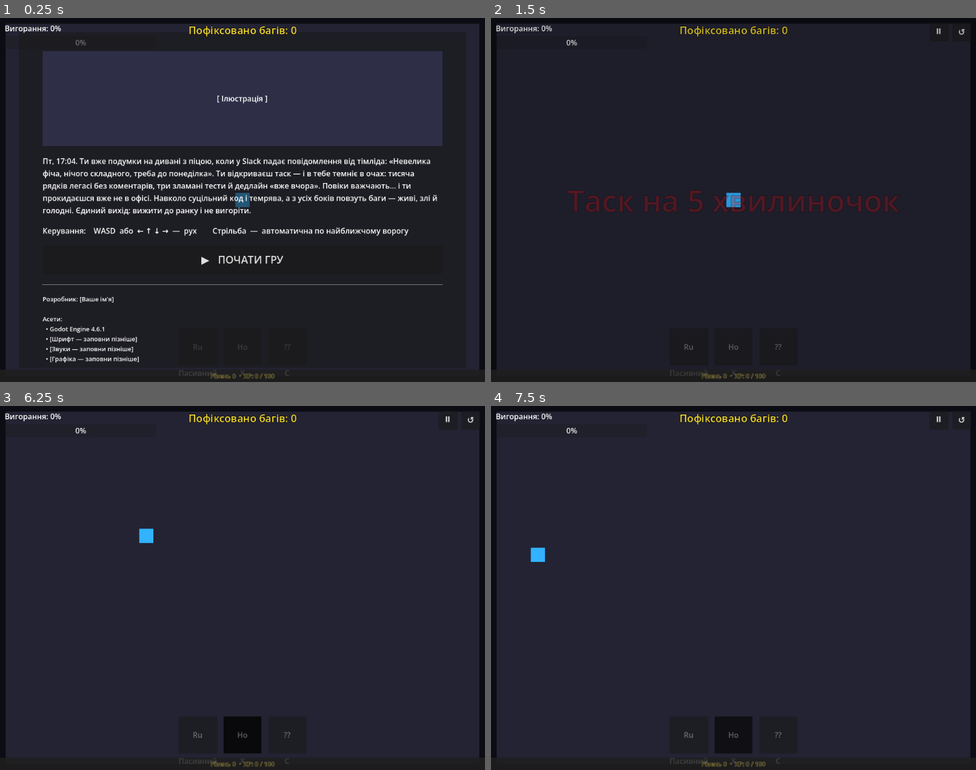
Above: before the commit, frames 1-4 (two rows, left to right).
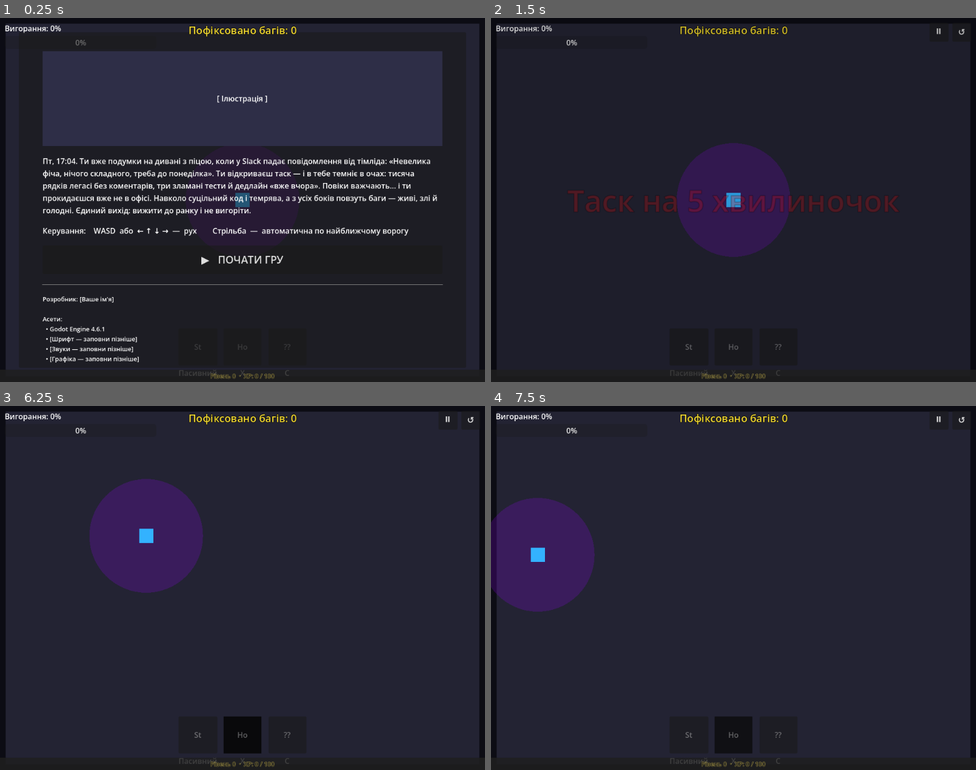
Above: after the commit, the same moments.

Repository: kodlon/DEVvsBUGS
Game: Godot game, scene res://scenes/main.tscn
Two runs of this game, one before a commit and one after it. Both use one fixed random seed, a clock stepped at 60 frames per second and the inputs below.
Inputs (mouse positions are in pixels of both pictures, inside the frame that each line leads up to):
- Up to frame 1 (0.25 s): no input
- Up to frame 2 (1.5 s): click "▶ ПОЧАТИ ГРУ" at 0.5 s; click "⏸" at 1.25 s
- Up to frame 3 (6.25 s): click "↺" at 2 s; tap Enter at 2.75, 4.25 s; move the mouse to (349, 569) at 2.77 s; hold Right (ui_right) 2.78-3.53 s; tap X at 2.85, 4.35, 5.85 s; click (349, 569) at 2.92 s; tap Space at 3.5, 5 s; move the mouse to (145, 606) at 3.52 s; hold Down (ui_down) 3.53-4.28 s; tap C at 3.6, 5.1 s; move the mouse to (291, 507) at 4.27 s; hold Right (ui_right) 4.28-5.03 s; move the mouse to (218, 660) at 5.02 s; hold Up (ui_up) 5.03-5.78 s; click (218, 660) at 5.17 s; move the mouse to (388, 642) at 5.77 s; hold Left (ui_left) from 5.78 s (still down)
- Up to frame 4 (7.5 s): move the mouse to (588, 533) at 6.52 s; tap C at 6.6 s; move the mouse to (757, 588) at 7.27 s; release Left (ui_left) at 7.28 s; hold Down (ui_down) from 7.28 s (still down); tap X at 7.35 s; click (757, 588) at 7.42 s

The runs differ from the first frame. In frame 1, less than 0.1% of the frame differs, in the area x 40-42%, y 89-92%; in frame 2, 5.5%; in frame 3, 5.6%, in the area x 18-42%, y 20-92%; in frame 4, 5.4%.

Commit message:
Added new skills

Diff:
--- a/config/game_config.gd
+++ b/config/game_config.gd
@@ -63,9 +63,9 @@
 		"burnout_min": 0.0, "burnout_max": 0.0,
 		"color": Color(0.55, 0.05, 0.75),
 		"base_scale": 1.2,
-		"stop_range": 180.0,
-		"fire_delay_min": 2.5,
-		"fire_delay_max": 4.0,
+		"stop_range": 400.0,
+		"fire_delay_min": 1.0,
+		"fire_delay_max": 2.0,
 		"acid_speed_min": 240.0,
 		"acid_speed_max": 320.0,
 		"acid_damage_min": 10.0,
--- a/config/skills/rubber_duck_config.gd
+++ b/config/skills/rubber_duck_config.gd
@@ -1,9 +1,9 @@
 ## Конфіг скіла "Rubber Duck Aura" (Пасивний)
 extends Node
 
-const SKILL_NAME   = "Rubber Duck Aura"
-const DESCRIPTION  = "Гумова качечка захищає зону навколо тебе: сповільнює та пошкоджує баги."
+const SKILL_NAME   = "Stepico Aura"
+const DESCRIPTION  = "Усі вражені від того, що ВИ працюєте в STEPICO: сповільнює та пошкоджує баги."
 
 const AURA_RANGE    := 120.0   # пікселів — радіус зони
-const AURA_SLOWDOWN := 0.7     # множник швидкості ворогів (0.7 = на 30% повільніше)
-const AURA_DPS      := 5.0     # шкода за секунду ворогам в зоні
+const AURA_SLOWDOWN := 1     # множник швидкості ворогів (0.7 = на 30% повільніше)
+const AURA_DPS      := 7.5     # шкода за секунду ворогам в зоні
--- a/scripts/bullet.gd
+++ b/scripts/bullet.gd
@@ -14,7 +14,7 @@
 	timer.start()
 
 func _process(delta: float) -> void:
-	position += direction * GameConfig.BULLET_SPEED * delta
+	position += direction * GameConfig.BULLET_SPEED * PlayerStats.bullet_speed_mult * delta
 
 func _on_body_entered(body: Node2D) -> void:
 	if body.is_in_group("enemies"):
--- a/scripts/level_up_ui.gd
+++ b/scripts/level_up_ui.gd
@@ -33,24 +33,34 @@
 const PLAYER_STAT_NAMES: Array = [
 	"base_damage", "fire_rate_delay", "move_speed", "pierce_count",
 	"aura_range", "aura_dps", "attack_range", "max_burnout",
+	"backend_blame_dps", "has_second_monitor"
 ]
 const PLAYER_BUFF_VALUES := {
 	"base_damage":     {"junior": 0.10, "middle": 0.20, "senior": 0.40},
 	"fire_rate_delay": {"junior": 0.05, "middle": 0.10, "senior": 0.25},
 	"move_speed":      {"junior": 0.05, "middle": 0.10, "senior": 0.20},
-	"pierce_count":    {"junior": 0.0,  "middle": 1.0,  "senior": 2.0 },
+	"pierce_count":    {"junior": 1.0,  "middle": 2.0,  "senior": 3.0 },
 	"aura_range":      {"junior": 0.10, "middle": 0.20, "senior": 0.35},
 	"aura_dps":        {"junior": 0.10, "middle": 0.20, "senior": 0.35},
 	"attack_range":    {"junior": 0.10, "middle": 0.20, "senior": 0.30},
 	"max_burnout":     {"junior": 0.05, "middle": 0.10, "senior": 0.20},
+	"backend_blame_dps": {"junior": 1.0, "middle": 2.0, "senior": 3.0},
+	"has_second_monitor": {"junior": 1.0, "middle": 1.0, "senior": 1.0},
 }
 
 # ── Статистики ворогів ────────────────────────────────────────
-const ENEMY_STAT_NAMES: Array = ["enemy_hp_mult", "enemy_speed_mult", "spawn_delay_mult"]
+const ENEMY_STAT_NAMES: Array = [
+	"enemy_hp_mult", "enemy_speed_mult", "spawn_delay_mult",
+	"bullet_speed_mult", "enemy_damage_mult", "xp_requirement_mult", "weapon_spread"
+]
 const ENEMY_BUFF_VALUES := {
-	"enemy_hp_mult":    {"junior": 0.05, "middle": 0.10, "senior": 0.20},
-	"enemy_speed_mult": {"junior": 0.02, "middle": 0.05, "senior": 0.12},
-	"spawn_delay_mult": {"junior": 0.03, "middle": 0.07, "senior": 0.15},
+	"enemy_hp_mult":    {"junior": 0.0, "middle": 0.10, "senior": 0.20},
+	"enemy_speed_mult": {"junior": 0.0, "middle": 0.05, "senior": 0.12},
+	"spawn_delay_mult": {"junior": 0.0, "middle": 0.07, "senior": 0.15},
+	"bullet_speed_mult": {"junior": 0.0, "middle": 0.02, "senior": 0.05},
+	"enemy_damage_mult": {"junior": 0.0, "middle": 0.01, "senior": 0.03},
+	"xp_requirement_mult": {"junior": 0.0, "middle": 0.05, "senior": 0.10},
+	"weapon_spread": {"junior": 0.0, "middle": 1.0, "senior": 5.0}, # in degrees
 }
 
 var _overlay: ColorRect
@@ -197,7 +207,10 @@
 	plus_lbl.horizontal_alignment = HORIZONTAL_ALIGNMENT_CENTER
 	plus_lbl.autowrap_mode = TextServer.AUTOWRAP_WORD_SMART
 	plus_lbl.add_theme_font_size_override("font_size", 14)
-	plus_lbl.add_theme_color_override("font_color", Color(0.15, 1.0, 0.35))
+	if data.player_value <= 0.0:
+		plus_lbl.add_theme_color_override("font_color", Color(0.65, 0.65, 0.65))
+	else:
+		plus_lbl.add_theme_color_override("font_color", Color(0.15, 1.0, 0.35))
 	plus_lbl.add_theme_constant_override("outline_size", 2)
 	plus_lbl.add_theme_color_override("font_outline_color", Color(0.0, 0.0, 0.0))
 	vbox.add_child(plus_lbl)
@@ -210,7 +223,10 @@
 	minus_lbl.horizontal_alignment = HORIZONTAL_ALIGNMENT_CENTER
 	minus_lbl.autowrap_mode = TextServer.AUTOWRAP_WORD_SMART
 	minus_lbl.add_theme_font_size_override("font_size", 14)
-	minus_lbl.add_theme_color_override("font_color", Color(1.0, 0.25, 0.15))
+	if data.enemy_value <= 0.0:
+		minus_lbl.add_theme_color_override("font_color", Color(0.65, 0.65, 0.65))
+	else:
+		minus_lbl.add_theme_color_override("font_color", Color(1.0, 0.25, 0.15))
 	minus_lbl.add_theme_constant_override("outline_size", 2)
 	minus_lbl.add_theme_color_override("font_outline_color", Color(0.0, 0.0, 0.0))
 	vbox.add_child(minus_lbl)
@@ -278,12 +294,22 @@
 		"aura_dps":        PlayerStats.aura_dps        *= (1.0 + p_val)
 		"attack_range":    PlayerStats.attack_range    *= (1.0 + p_val)
 		"max_burnout":     PlayerStats.max_burnout     *= (1.0 + p_val)
+		"backend_blame_dps":
+			if PlayerStats.backend_blame_dps == 0.0:
+				PlayerStats.backend_blame_dps = p_val
+			else:
+				PlayerStats.backend_blame_dps *= (1.0 + p_val / 10.0) # зростає потроху після першого взяття
+		"has_second_monitor": PlayerStats.has_second_monitor = true
 
 	var e_val: float = data.enemy_value
 	match data.enemy_stat:
 		"enemy_hp_mult":    PlayerStats.enemy_hp_mult    *= (1.0 + e_val)
 		"enemy_speed_mult": PlayerStats.enemy_speed_mult *= (1.0 + e_val)
 		"spawn_delay_mult": PlayerStats.spawn_delay_mult *= (1.0 - e_val)
+		"bullet_speed_mult": PlayerStats.bullet_speed_mult *= (1.0 - e_val)
+		"enemy_damage_mult": PlayerStats.enemy_damage_mult *= (1.0 + e_val)
+		"xp_requirement_mult": PlayerStats.xp_requirement_mult *= (1.0 + e_val)
+		"weapon_spread": PlayerStats.weapon_spread += e_val # additive
 
 # ── Генератор карток ──────────────────────────────────────────
 
@@ -291,12 +317,21 @@
 	var cards: Array = []
 	var available_stats: Array = PLAYER_STAT_NAMES.duplicate()
 
+	# Remove "has_second_monitor" if the player already has it
+	if PlayerStats.has_second_monitor:
+		available_stats.erase("has_second_monitor")
+	elif PlayerStats.current_level < 3:
+		# Не випадає на перших рівнях взагалі, щоб не "одразу"
+		available_stats.erase("has_second_monitor")
+
 	for _i in 3:
 		var rarity := _pick_rarity()
 
-		# Унікальний стат гравця
-		var idx_p: int = randi() % available_stats.size()
-		var p_stat: String = available_stats[idx_p]
+		var idx_p: int
+		var p_stat: String
+
+		idx_p = randi() % available_stats.size()
+		p_stat = available_stats[idx_p]
 		available_stats.remove_at(idx_p)
 
 		# Рандомний стат ворогів
@@ -329,6 +364,8 @@
 	return t[randi() % t.size()]
 
 func _player_text(stat: String, value: float) -> String:
+	if value <= 0.0 and stat != "has_second_monitor" and stat != "backend_blame_dps":
+		return "Без бонусів"
 	match stat:
 		"base_damage":     return "+%d%% Шкода від пострілу" % int(value * 100)
 		"fire_rate_delay": return "-%d%% Затримка стрільби" % int(value * 100)
@@ -338,11 +375,23 @@
 		"aura_dps":        return "+%d%% DPS аури качечки" % int(value * 100)
 		"attack_range":    return "+%d%% Радіус прицілювання" % int(value * 100)
 		"max_burnout":     return "+%d%% Макс. Вигорання" % int(value * 100)
+		"backend_blame_dps":
+			if PlayerStats.backend_blame_dps == 0.0:
+				return "Скіл: Спихнути на бекенд (%.1f DMG/s)" % value
+			else:
+				return "+%d%% Шкоди бекенда" % int(value * 10)
+		"has_second_monitor": return "Скіл: +1 Монітор (Подвійний постріл)"
 	return "+??"
 
 func _enemy_text(stat: String, value: float) -> String:
+	if value <= 0.0:
+		return "Без штрафів"
 	match stat:
 		"enemy_hp_mult":    return "Але баги товстіші на +%d%%!" % int(value * 100)
 		"enemy_speed_mult": return "Але баги швидші на +%d%%!" % int(value * 100)
 		"spawn_delay_mult": return "Але баги лізуть на %d%% частіше!" % int(value * 100)
+		"bullet_speed_mult": return "Але фікси летять повільніше на %d%%!" % int(value * 100)
+		"enemy_damage_mult": return "Але П'ятничний деплой (Шкода +%d%%)!" % int(value * 100)
+		"xp_requirement_mult": return "Але Мікроменеджмент (XP на левел +%d%%)!" % int(value * 100)
+		"weapon_spread": return "Але Спагетті код (Розкид зброї +%d°)!" % int(value)
 	return "Але щось стає гіршим!"
--- a/scripts/main.gd
+++ b/scripts/main.gd
@@ -195,7 +195,7 @@
 	_xp_bar.offset_top    = -26.0
 	_xp_bar.offset_bottom =  0.0
 	_xp_bar.min_value     = 0.0
-	_xp_bar.max_value     = PlayerStats.MAX_XP
+	_xp_bar.max_value     = PlayerStats.BASE_MAX_XP * PlayerStats.xp_requirement_mult
 	_xp_bar.value         = 0.0
 	_xp_bar.show_percentage = false
 
--- a/scripts/player.gd
+++ b/scripts/player.gd
@@ -29,6 +29,17 @@
 	_original_collision_mask = collision_mask
 	_setup_skills()
 
+	var backend_timer := Timer.new()
+	backend_timer.wait_time = 1.0
+	backend_timer.autostart = true
+	backend_timer.timeout.connect(_on_backend_timer)
+	add_child(backend_timer)
+
+func _on_backend_timer() -> void:
+	if PlayerStats.backend_blame_dps > 0.0:
+		for enemy in get_tree().get_nodes_in_group("enemies"):
+			enemy.take_damage(PlayerStats.backend_blame_dps)
+
 func _setup_skills() -> void:
 	active_skill_1 = preload("res://scripts/skills/active/skill_dodge.gd").new()
 	active_skill_1.name = "SkillDodge"
@@ -54,6 +65,7 @@
 					active_skill_2.activate(self)
 
 func _physics_process(delta: float) -> void:
+	queue_redraw()
 	if _is_dashing:
 		_handle_dash(delta)
 	else:
@@ -96,29 +108,58 @@
 	if enemies.is_empty():
 		return
 
-	var nearest: Node2D = null
-	var min_dist := INF
 	var radius := PlayerStats.attack_range
-	for enemy in enemies:
-		var dist := global_position.distance_to(enemy.global_position)
-		if radius > 0.0 and dist > radius:
-			continue
-		if dist < min_dist:
-			min_dist = dist
-			nearest = enemy
+	var spread_magnitude = PlayerStats.weapon_spread
 
-	if nearest == null:
-		return
+	if PlayerStats.has_second_monitor:
+		# Стріляємо з двох "моніторів" (гармат) - зліва і справа
+		var offsets = [Vector2(-20, 0), Vector2(20, 0)]
+		for offset in offsets:
+			var gun_pos = global_position + offset
+			var nearest: Node2D = null
+			var min_dist := INF
 
-	var bullet = _bullet_scene.instantiate()
-	get_parent().add_child(bullet)
-	bullet.global_position = global_position
-	bullet.direction = (nearest.global_position - global_position).normalized()
+			for enemy in enemies:
+				var dist: float = gun_pos.distance_to(enemy.global_position)
+				if radius > 0.0 and dist > radius:
+					continue
+				if dist < min_dist:
+					min_dist = dist
+					nearest = enemy
+
+			if nearest != null:
+				var bullet = _bullet_scene.instantiate()
+				get_parent().add_child(bullet)
+				bullet.global_position = gun_pos
+				var base_direction: Vector2 = (nearest.global_position - gun_pos).normalized()
+				var spread = deg_to_rad(spread_magnitude * randf_range(-1.0, 1.0))
+				bullet.direction = base_direction.rotated(spread)
+	else:
+		# Звичайна механіка - одна центральна гармата
+		var nearest: Node2D = null
+		var min_dist := INF
+
+		for enemy in enemies:
+			var dist: float = global_position.distance_to(enemy.global_position)
+			if radius > 0.0 and dist > radius:
+				continue
+			if dist < min_dist:
+				min_dist = dist
+				nearest = enemy
+
+		if nearest != null:
+			var bullet = _bullet_scene.instantiate()
+			get_parent().add_child(bullet)
+			bullet.global_position = global_position
+			var base_direction: Vector2 = (nearest.global_position - global_position).normalized()
+			var spread = deg_to_rad(spread_magnitude * randf_range(-1.0, 1.0))
+			bullet.direction = base_direction.rotated(spread)
 
 ## Ворог наносить вигорання — ігнорується під час доджу
 func take_burnout(amount: float) -> void:
 	if _is_dashing:
 		return
+	amount *= PlayerStats.enemy_damage_mult
 	burnout = clamp(burnout + amount, 0.0, PlayerStats.max_burnout)
 	burnout_changed.emit(burnout, PlayerStats.max_burnout)
 	if burnout >= PlayerStats.max_burnout:
@@ -139,3 +180,15 @@
 	_is_dashing = true
 	_original_collision_mask = collision_mask
 	collision_mask = 0
+
+func _draw() -> void:
+	if PlayerStats.aura_range > 0.0:
+		draw_circle(Vector2.ZERO, PlayerStats.aura_range, Color(0.6, 0.0, 1.0, 0.2))
+
+	# Малюємо маленькі червоні гармати, якщо є другий "монітор" (або одну базову).
+	var gun_color = Color(1.0, 0.2, 0.2, 0.9)
+	if PlayerStats.has_second_monitor:
+		draw_circle(Vector2(-20, 0), 4.0, gun_color)
+		draw_circle(Vector2(20, 0), 4.0, gun_color)
+	else:
+		draw_circle(Vector2.ZERO, 4.0, gun_color)
--- a/scripts/player_stats.gd
+++ b/scripts/player_stats.gd
@@ -9,6 +9,10 @@
 var attack_range: float     = 300.0
 var move_speed: float       = 200.0
 var max_burnout: float      = 100.0
+var has_second_monitor: bool = false
+var backend_blame_dps: float = 0.0
+var bullet_speed_mult: float = 1.0
+var weapon_spread: float    = 0.0
 
 # ── Аура Гумової Качечки ──────────────────────────────────────
 var aura_range: float     = 120.0
@@ -19,9 +23,11 @@
 var enemy_hp_mult: float    = 1.0
 var enemy_speed_mult: float = 1.0
 var spawn_delay_mult: float = 1.0
+var enemy_damage_mult: float= 1.0
+var xp_requirement_mult: float = 1.0
 
 # ── Система досвіду ───────────────────────────────────────────
-const MAX_XP: float = 100.0
+var BASE_MAX_XP: float = 100.0
 var current_xp: float = 0.0
 var current_level: int = 0
 
@@ -39,6 +45,10 @@
 	attack_range    = GameConfig.PLAYER_SHOOT_RADIUS
 	move_speed      = GameConfig.PLAYER_SPEED
 	max_burnout     = GameConfig.PLAYER_MAX_BURNOUT
+	has_second_monitor = false
+	backend_blame_dps = 0.0
+	bullet_speed_mult = 1.0
+	weapon_spread   = 0.0
 
 	aura_range    = RubberDuckConfig.AURA_RANGE
 	aura_slowdown = RubberDuckConfig.AURA_SLOWDOWN
@@ -47,14 +57,17 @@
 	enemy_hp_mult    = 1.0
 	enemy_speed_mult = 1.0
 	spawn_delay_mult = 1.0
+	enemy_damage_mult= 1.0
+	xp_requirement_mult = 1.0
 
 	current_xp    = 0.0
 	current_level = 0
 
 func add_xp(amount: float) -> void:
 	current_xp += amount
-	if current_xp >= MAX_XP:
-		current_xp -= MAX_XP
+	var required_xp := BASE_MAX_XP * xp_requirement_mult
+	if current_xp >= required_xp:
+		current_xp -= required_xp
 		current_level += 1
 		level_up.emit()
-	xp_changed.emit(current_xp, MAX_XP)
+	xp_changed.emit(current_xp, required_xp)
